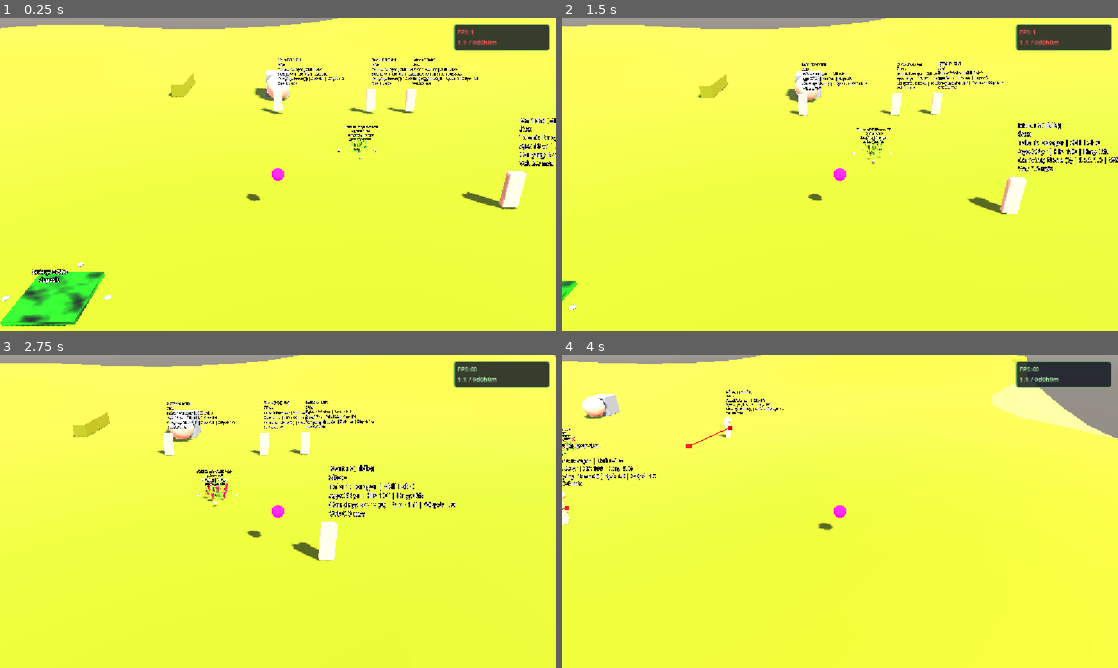
Above: before the commit, frames 1-4 (two rows, left to right).
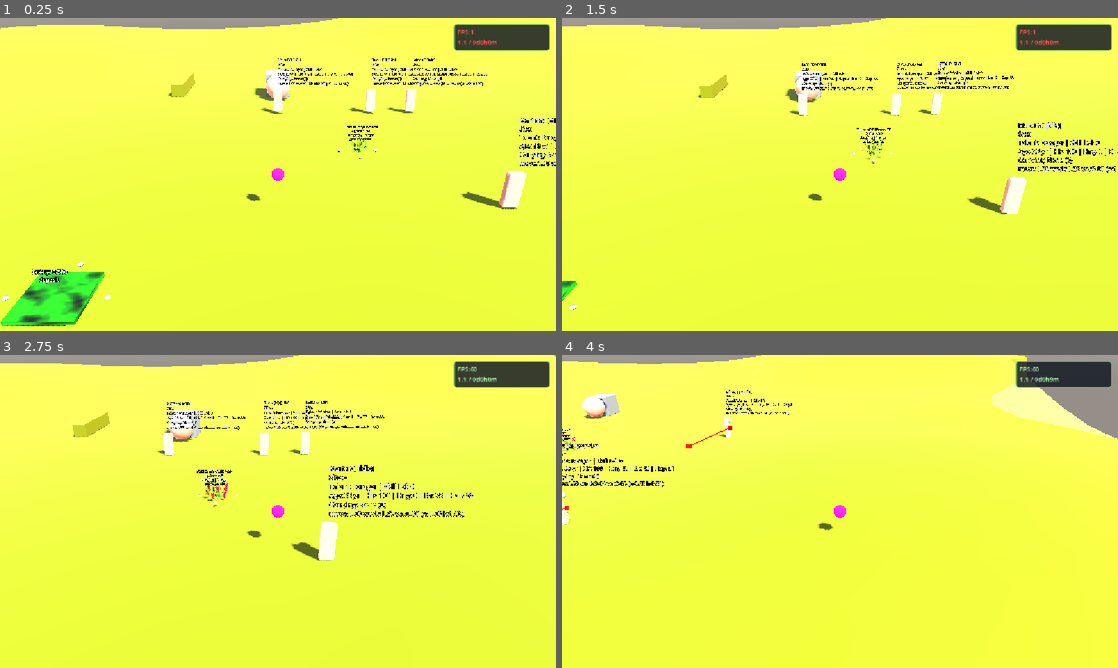
Above: after the commit, the same moments.

Repository: snowydad/Tribe
Game: Godot game, scene res://src/main/main.tscn
Same seed, same stepped clock (60 frames per second), same inputs: the game is played once before the commit and once after it. The project has no main scene, so this scene is started directly.
Inputs (mouse positions are in pixels of both pictures, inside the frame that each line leads up to):
- Up to frame 1 (0.25 s): no input
- Up to frame 2 (1.5 s): tap Enter at 0.5 s; move the mouse to (812, 237) at 0.52 s; tap 0 at 0.6 s; click (812, 237) at 0.67 s; tap Space at 1.25 s; drag from (1006, 221) to (812, 237) at 1.27 s
- Up to frame 3 (2.75 s): tap Enter at 2 s; move the mouse to (111, 464) at 2.02 s; tap 2 at 2.1 s; click (111, 464) at 2.17 s
- Up to frame 4 (4 s): drag from (867, 511) to (673, 464) at 2.77 s; move the mouse to (756, 433) at 3.52 s; tap 4 at 3.6 s; click (756, 433) at 3.67 s

The runs differ from the first frame. In frame 1, 0.4% of the frame differs, in the area x 50-100%, y 17-48%; in frame 2, 0.7%; in frame 3, 0.8%, in the area x 30-86%, y 19-52%; in frame 4, 0.4%.

Commit message:
Char behavior

Diff:
--- a/src/characters/CharacterData.gd
+++ b/src/characters/CharacterData.gd
@@ -1,4 +1,4 @@
-# ОБНОВЛЕНО: 2026-10-12 — hunger_work_mult when activity=work
+# ОБНОВЛЕНО: 2026-10-13 — happiness = ((100-hunger)+energy)/2, mult like energy
 # ==============================================================================
 # ОБНОВЛЕНО: 2026-10-05 12:05 CEST — hungry: no rest regen, only drain
 # НАЗНАЧЕНИЕ: Ресурс хранения персональных данных, физических статов,
@@ -23,6 +23,7 @@
 @export var health: float = 100.0   # 100.0 = здоров, 0.0 = смерть
 @export var hunger: float = 0.0     # 0.0 = сыт, 100.0 = умирает от голода
 @export var energy: float = 75.0    # бодрость 0..100; старт из character.ini [initial_stats] energy
+@export var happiness: float = 75.0 # 0..100; target=((100-hunger)+energy)/2
 
 # ------------------------------------------------------------------------------
 # 3. ИНВЕНТАРЬ / ПЕРЕНОСИМЫЕ РЕСУРСЫ
@@ -78,6 +79,7 @@
 
 	health = ConfigLoader.get_character_value("base_stats", "max_health", 100.0)
 	energy = float(ConfigLoader.get_character_value("initial_stats", "energy", 75.0))
+	happiness = float(ConfigLoader.get_character_value("initial_stats", "happiness", 75.0))
 
 	var default_strength = ConfigLoader.get_character_value("initial_stats", "strength", 10)
 	var default_intelligence = ConfigLoader.get_character_value("initial_stats", "intelligence", 10)
@@ -204,6 +206,7 @@
 	var prev_h: int = int(health)
 	var prev_g: int = int(hunger)
 	var prev_e: int = int(energy)
+	var prev_happy: int = int(happiness)
 
 	var max_hp: float = _cfg("max_health", 100.0)
 	var hunger_rate: float = _cfg("hunger_rate", 0.048)
@@ -232,6 +235,9 @@
 	# 2b) drain при голоде (и idle, и work)
 	if hunger > energy_drain_hunger_thr:
 		energy = clampf(energy + energy_drain_rate * delta, 0.0, 100.0)
+
+	# 2c) happiness ← сытость + energy (формула уточним)
+	happiness = clampf(((100.0 - hunger) + energy) * 0.5, 0.0, 100.0)
 
 	# 3) health: один drain, если хотя бы одно условие
 	if energy < thr_energy or hunger > thr_hunger:
@@ -254,7 +260,7 @@
 		data_changed.emit()
 		return
 
-	if int(health) != prev_h or int(hunger) != prev_g or int(energy) != prev_e:
+	if int(health) != prev_h or int(hunger) != prev_g or int(energy) != prev_e or int(happiness) != prev_happy:
 		data_changed.emit()
 
 ## Еда: −hunger, +energy (energy_eat_ratio)
@@ -277,6 +283,17 @@
 		return 0.25
 	return lerpf(0.25, 1.0, (energy - 10.0) / 65.0)
 
+
+## happiness → move/work mult (как energy, грубо)
+func get_happiness_speed_mult() -> float:
+	if happiness >= 90.0:
+		return 1.05
+	if happiness >= 70.0:
+		return 1.0
+	if happiness <= 20.0:
+		return 0.5
+	return lerpf(0.5, 1.0, (happiness - 20.0) / 50.0)
+
 func spend_energy(amount: float) -> void:
 	if amount == 0.0:
 		return
--- a/src/characters/character.gd
+++ b/src/characters/character.gd
@@ -1,6 +1,6 @@
 # ==============================================================================
 # character.gd — FSM, nav, work, drop. Matrix → CharacterDecision.
-# ОБНОВЛЕНО: 2026-10-13 — wander speed only (age later)
+# ОБНОВЛЕНО: 2026-10-13 — get_work_progress for HUD eta
 # ==============================================================================
 extends CharacterBody3D
 
@@ -909,8 +909,14 @@
 
 
 ## speed * energy * (wander 0.5..0.75 if stroll). age — позже
+func _happiness_mult() -> float:
+	if data and data.has_method("get_happiness_speed_mult"):
+		return float(data.get_happiness_speed_mult())
+	return 1.0
+
+
 func get_current_move_speed() -> float:
-	var s: float = speed * _energy_mult()
+	var s: float = speed * _energy_mult() * _happiness_mult()
 	if move_intent == "wander":
 		var wmin: float = wander_speed_min
 		var wmax: float = wander_speed_max
@@ -920,6 +926,63 @@
 	return maxf(s, 0.05)
 
 
+## UI: текущий work mult (skill + energy + happy)
+func get_effective_work_speed_now(skill_key: String = "") -> float:
+	var sk: String = skill_key
+	if sk == "" and target_harvest and is_instance_valid(target_harvest):
+		sk = WorkSite.get_skill(target_harvest, "")
+	if sk == "" and data:
+		sk = str(data.talent)
+	var w: float = work_speed
+	if data and data.has_method("get_effective_work_speed"):
+		w = float(data.get_effective_work_speed(sk if sk != "" else "forager"))
+	return w * _energy_mult() * _happiness_mult()
+
+
+
+## UI: прогресс работы 0..1 и eta (сек). Не в работе → -1
+func get_work_progress() -> Dictionary:
+	var out := {"active": false, "progress": 0.0, "eta": -1.0, "required": 0.0, "mult": 0.0}
+	var req: float = 0.0
+	var mult: float = get_effective_work_speed_now()
+	match current_state:
+		State.GATHERING:
+			if target_harvest and is_instance_valid(target_harvest):
+				req = WorkSite.get_time(target_harvest, default_gather_time)
+				mult = get_effective_work_speed_now(WorkSite.get_skill(target_harvest, "worker"))
+			else:
+				return out
+		State.DELIVERING:
+			if not _is_unloading_at_storage:
+				return out
+			if target_storage and is_instance_valid(target_storage):
+				req = WorkSite.get_time(target_storage, default_deposit_time)
+				mult = get_effective_work_speed_now(WorkSite.get_skill(target_storage, "worker"))
+			else:
+				return out
+		State.CLEARING:
+			if target_obstacle and is_instance_valid(target_obstacle):
+				req = WorkSite.get_time(target_obstacle, 3.0)
+				mult = get_effective_work_speed_now(WorkSite.get_skill(target_obstacle, "worker"))
+			else:
+				return out
+		State.EATING:
+			req = maxf(float(eat_speed), 0.01)
+			mult = 1.0
+		_:
+			return out
+	if req <= 0.0:
+		return out
+	var prog: float = clampf(_work_timer / req, 0.0, 1.0)
+	var left: float = maxf(req - _work_timer, 0.0)
+	var eta: float = left / maxf(mult, 0.01) if mult > 0.0 else -1.0
+	out["active"] = true
+	out["progress"] = prog
+	out["eta"] = eta
+	out["required"] = req
+	out["mult"] = mult
+	return out
+
 func _near_site(site: Node3D, mult: float = 1.0) -> bool:
 	if not site or not is_instance_valid(site):
 		return false
@@ -950,7 +1013,7 @@
 	var current_work_speed: float = work_speed
 	if data and data.has_method("get_effective_work_speed"):
 		current_work_speed = data.get_effective_work_speed(skill_key)
-	current_work_speed *= _energy_mult()
+	current_work_speed *= _energy_mult() * _happiness_mult()
 
 	_work_timer += delta * current_work_speed
 	if _work_timer >= required_time:
@@ -1028,7 +1091,7 @@
 	var current_work_speed: float = work_speed
 	if data and data.has_method("get_effective_work_speed"):
 		current_work_speed = data.get_effective_work_speed(skill_key)
-	current_work_speed *= _energy_mult()
+	current_work_speed *= _energy_mult() * _happiness_mult()
 
 	_work_timer += delta * current_work_speed
 	if _work_timer >= required_time:
@@ -1080,7 +1143,7 @@
 		if "skill" in target_obstacle:
 			skill_key = str(target_obstacle.skill)
 		current_work_speed = data.get_effective_work_speed(skill_key)
-	current_work_speed *= _energy_mult()
+	current_work_speed *= _energy_mult() * _happiness_mult()
 
 	_work_timer += delta * current_work_speed
 	if _work_timer >= required_time:
@@ -1534,13 +1597,30 @@
 	var text_info = "%s (%s) [%s]%s\n" % [data.character_name, gender_str, state_str, " *SEL*" if is_selected else ""]
 	text_info += "Site: %s\n" % site_hint
 	text_info += "Talent: %s | Skill Lvl: %d\n" % [talent_str, skill_lvl]
-	text_info += "Age: %d yr | HP: %.0f | Hng: %.0f%%\n" % [data.age, data.health, data.hunger]
-	text_info += "Carrying: %s (%d) | Spd: %.1f | WSpd: %.1f\n" % [
+	text_info += "Age: %d yr | HP: %.0f | Hng: %.0f | En: %.0f | Hap: %.0f\n" % [
+		data.age, data.health, data.hunger, data.energy, data.happiness
+	]
+	text_info += "Carrying: %s (%d)\n" % [
 		data.carried_item if data.carried_item != "" else "None",
 		data.item_amount,
-		speed,
-		work_speed
 	]
-	text_info += "Vel: %.1f m/s" % velocity.length()
+	var wp: Dictionary = get_work_progress()
+	if wp.get("active", false):
+		text_info += "move:%.2f work:%.2f vel:%.2f (e:%.2f h:%.2f)\n" % [
+			get_current_move_speed(),
+			float(wp.get("mult", 0.0)),
+			Vector2(velocity.x, velocity.z).length(),
+			_energy_mult(),
+			_happiness_mult(),
+		]
+		text_info += "work%%:%.0f eta:%.1fs" % [float(wp.get("progress", 0.0)) * 100.0, float(wp.get("eta", 0.0))]
+	else:
+		text_info += "move:%.2f work:%.2f vel:%.2f (e:%.2f h:%.2f)" % [
+			get_current_move_speed(),
+			get_effective_work_speed_now(),
+			Vector2(velocity.x, velocity.z).length(),
+			_energy_mult(),
+			_happiness_mult(),
+		]
 
 	dev_label.text = text_info
--- a/src/ui/CharacterInfoPanel.gd
+++ b/src/ui/CharacterInfoPanel.gd
@@ -1,6 +1,6 @@
 # ==============================================================================
 # CharacterInfoPanel.gd — HUD: FPS + время + инфо выбранного перса
-# ОБНОВЛЕНО: 2026-10-07 — action via character.get_action_label (think/wander/eat)
+# ОБНОВЛЕНО: 2026-10-13 — work%% + eta in speeds line
 # res://src/ui/CharacterInfoPanel.gd
 # ==============================================================================
 extends PanelContainer
@@ -8,7 +8,7 @@
 @export var refresh_interval: float = 0.25
 @export var margin: Vector2 = Vector2(12, 12)
 @export var panel_size_compact: Vector2 = Vector2(200, 56)
-@export var panel_size_expanded: Vector2 = Vector2(320, 200)
+@export var panel_size_expanded: Vector2 = Vector2(360, 240)
 
 var _label: Label
 var _timer: float = 0.0
@@ -111,12 +111,13 @@
 	var hp: float = float(d.health) if "health" in d else 0.0
 	var hunger: float = float(d.hunger) if "hunger" in d else 0.0
 	var energy: float = float(d.energy) if "energy" in d else 0.0
+	var happy: float = float(d.happiness) if "happiness" in d else 0.0
 
 	var lines: PackedStringArray = []
 	# Name. 24yrs. M. forager
 	lines.append("%s. %dyrs. %s. %s" % [name_str, age, gender_letter, talent])
-	# HP / Hunger / Energy
-	lines.append("HP:%.0f Hunger:%.0f Energy:%.0f" % [hp, hunger, energy])
+	# HP / Hunger / Energy / Happy
+	lines.append("HP:%.0f Hunger:%.0f Energy:%.0f Happy:%.0f" % [hp, hunger, energy, happy])
 	# forager:2 | worker:1 | …
 	lines.append(_format_skills_line(d))
 	# action: gather | walk | dead (starvation) | …
@@ -194,22 +195,34 @@
 
 func _format_speeds_line() -> String:
 	var ch = _selected
-	var move_spd: float = float(ch.get("speed")) if ch.get("speed") != null else 0.0
-	var work_spd: float = float(ch.get("work_speed")) if ch.get("work_speed") != null else 0.0
-	# effective work speed if available (talent/skill)
-	var d = ch.get("data")
-	if d != null and d.has_method("get_effective_work_speed"):
-		# для отображения — talent или forager как типичный рабочий skill
-		var skill_key: String = "forager"
-		if "talent" in d and str(d.talent) != "":
-			skill_key = str(d.talent)
-		work_spd = float(d.get_effective_work_speed(skill_key))
+	# effective move (energy×happy×wander) + work (skill×energy×happy)
+	var move_spd: float = 0.0
+	var work_spd: float = 0.0
+	var e_m: float = 1.0
+	var h_m: float = 1.0
+	if ch.has_method("get_current_move_speed"):
+		move_spd = float(ch.get_current_move_speed())
+	elif ch.get("speed") != null:
+		move_spd = float(ch.get("speed"))
+	if ch.has_method("get_effective_work_speed_now"):
+		work_spd = float(ch.get_effective_work_speed_now())
+	elif ch.get("work_speed") != null:
+		work_spd = float(ch.get("work_speed"))
+	if ch.has_method("_energy_mult"):
+		e_m = float(ch.call("_energy_mult"))
+	if ch.has_method("_happiness_mult"):
+		h_m = float(ch.call("_happiness_mult"))
 	var vel: float = 0.0
 	if "velocity" in ch:
 		var v = ch.velocity
 		if v is Vector3:
 			vel = Vector2(v.x, v.z).length()
-	return "spd:%.1f work:%.2f vel:%.2f" % [move_spd, work_spd, vel]
+	var line := "move:%.2f work:%.2f vel:%.2f | e:%.2f h:%.2f" % [move_spd, work_spd, vel, e_m, h_m]
+	if ch.has_method("get_work_progress"):
+		var wp = ch.get_work_progress()
+		if wp is Dictionary and wp.get("active", false):
+			line += "\nwork%%:%.0f eta:%.1fs" % [float(wp.get("progress", 0.0)) * 100.0, float(wp.get("eta", 0.0))]
+	return line
 
 func _format_game_duration() -> String:
 	var total_sec: float = 0.0
Not shown, changed: assets/config/character.ini
